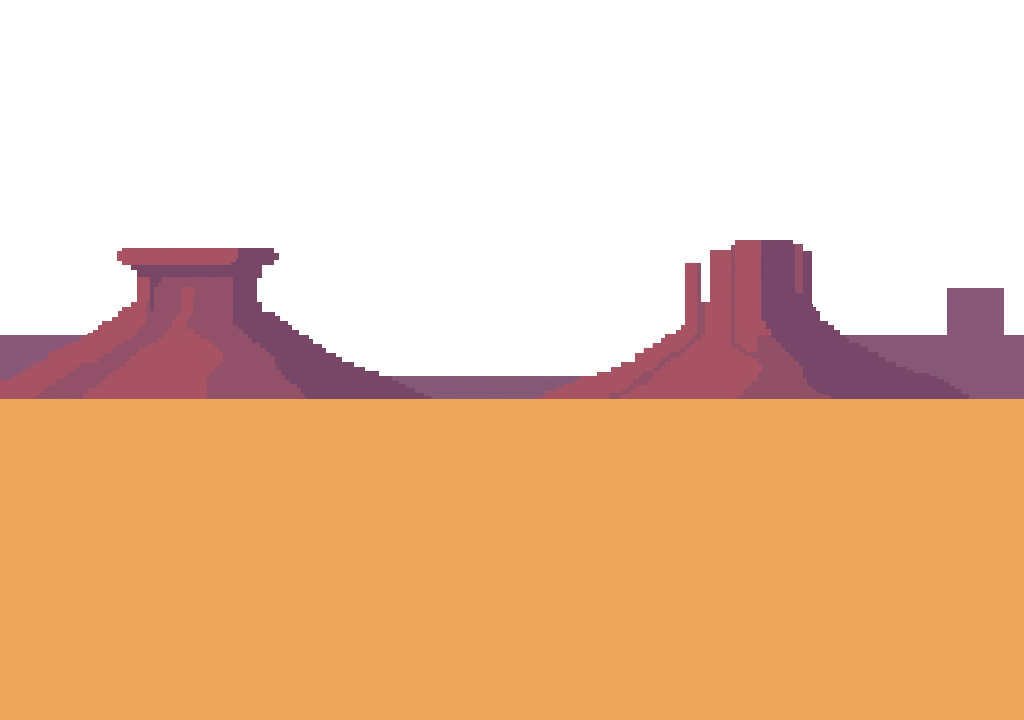
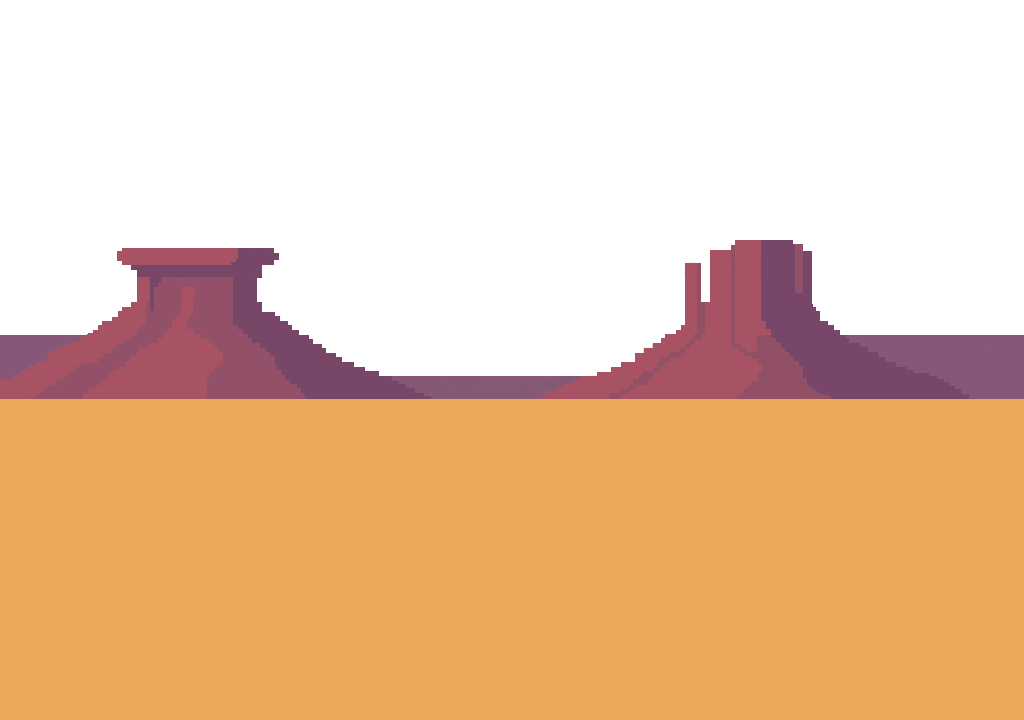
Revision of a layered w=1024, h=720 image; what changed, layer by layer:
painted on "Capa pegada" over [0, 288, 1004, 380]
